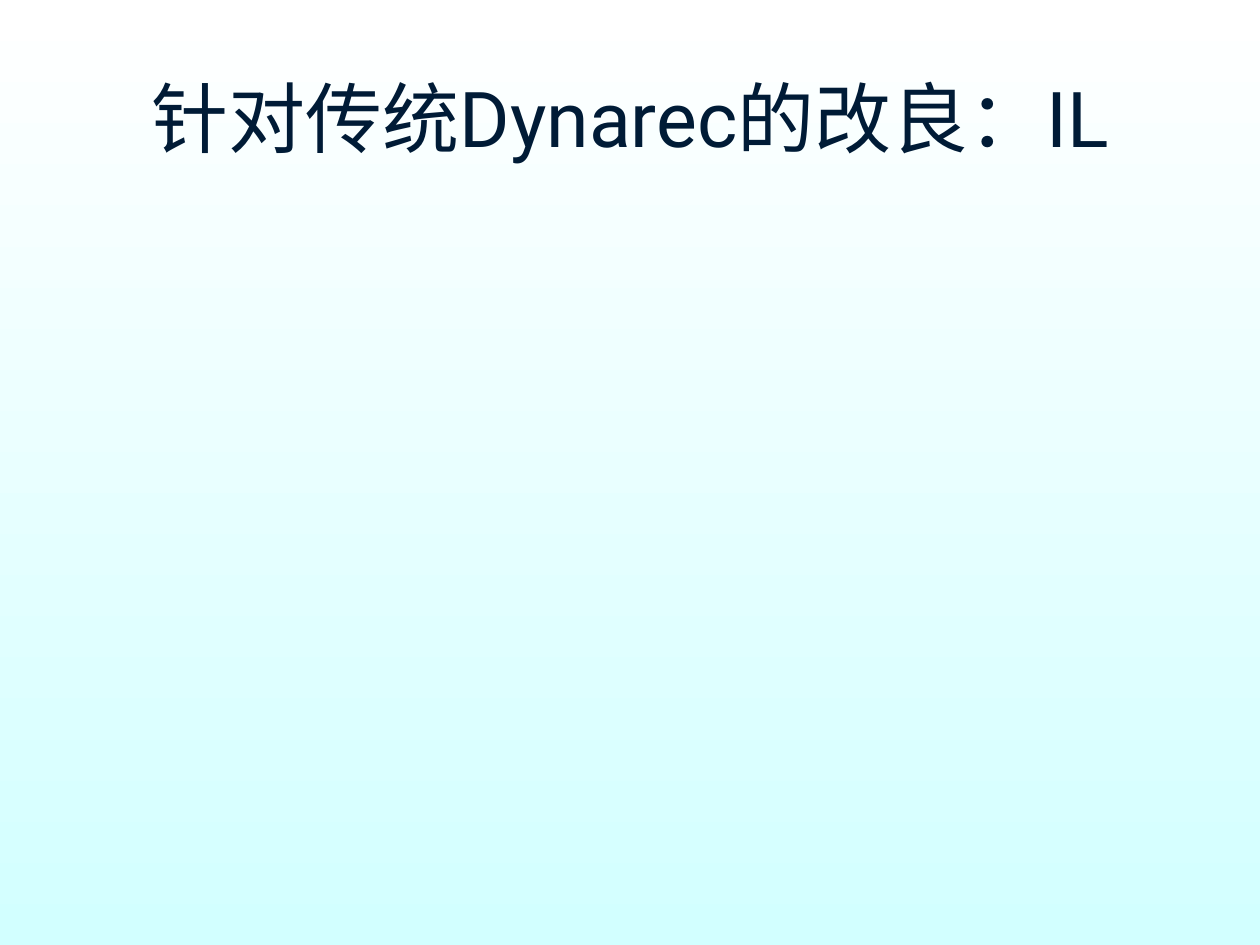
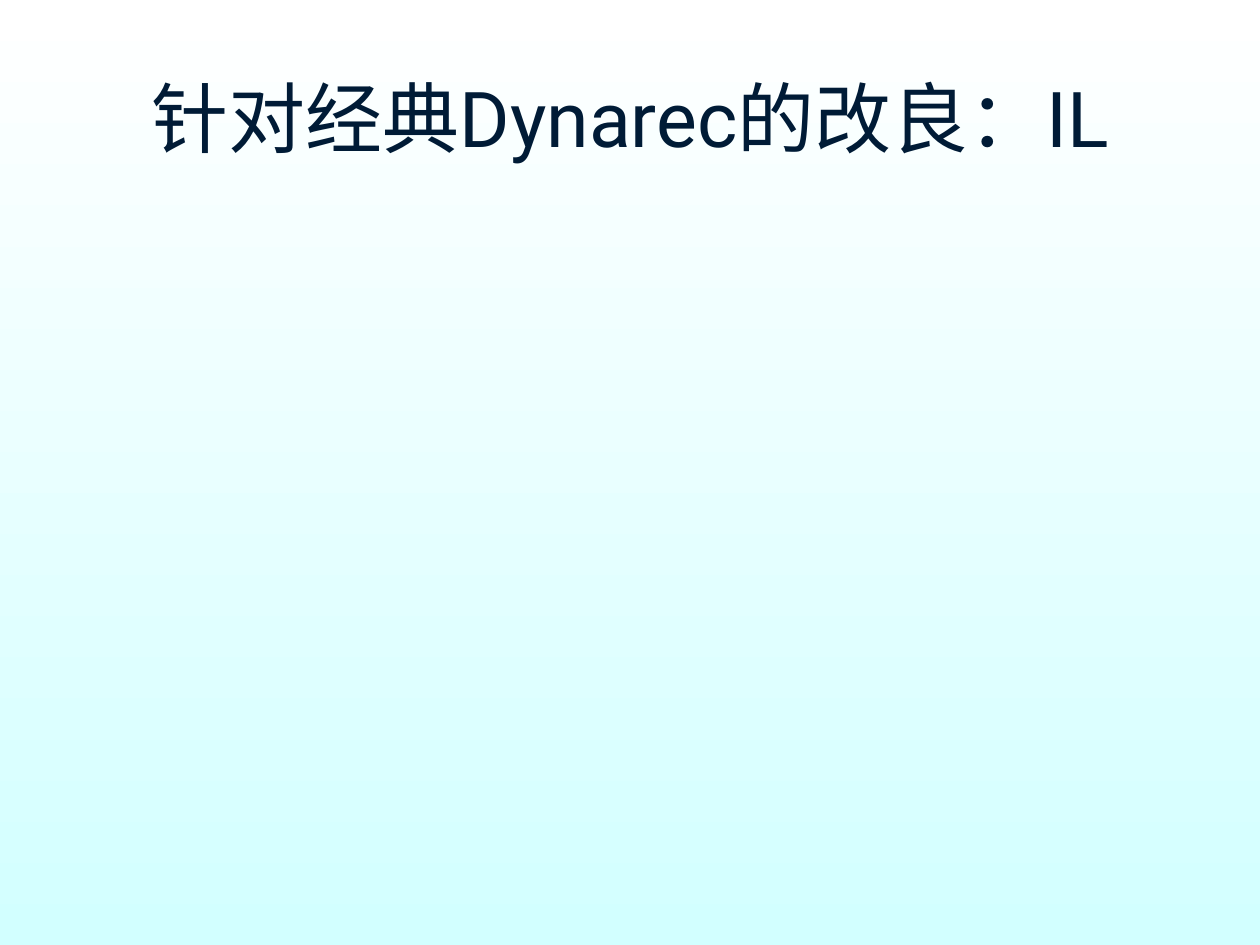
Before and after one commit to hyperiris/openhyper, a slide deck: slide 24 of dynarec_ppt/dynarec.ppt (slide 23 before the commit). Drawn at 1260x945 pixels with LibreOffice and Linux fonts; fonts in the diff are those of the drawing; background and template pictures are left out. Boxes give left, top, right and bottom in pixels: in the first picture for what was removed or moved away, otherwise in the second. Text is boxed around its words. In the diff, an @@ line names an element or a change of style, - is before the commit and + after.

```diff
--- a/dynarec_ppt/dynarec.ppt
+++ b/dynarec_ppt/dynarec.ppt
@@ title at (151, 81, 1108, 164): text changed @@
-针对传统Dynarec的改良：IL
+针对经典Dynarec的改良：IL
```
Also in this commit, not shown: 5 other slides changed, 8 slides added, 7 slides removed.
